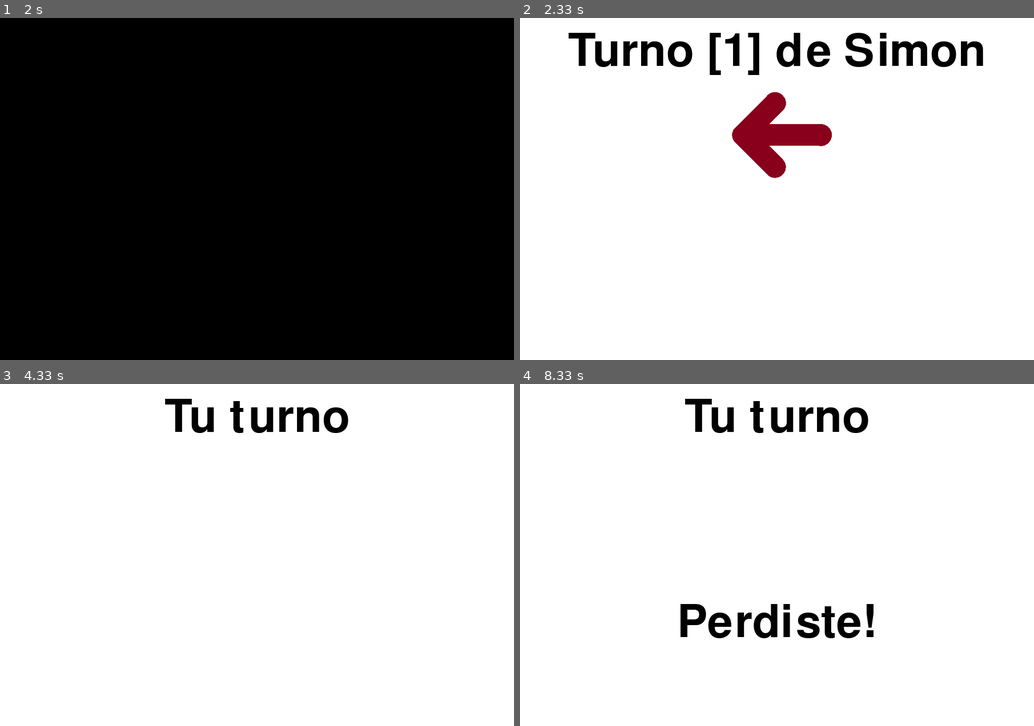
Above: before the commit, frames 1-4 (two rows, left to right).
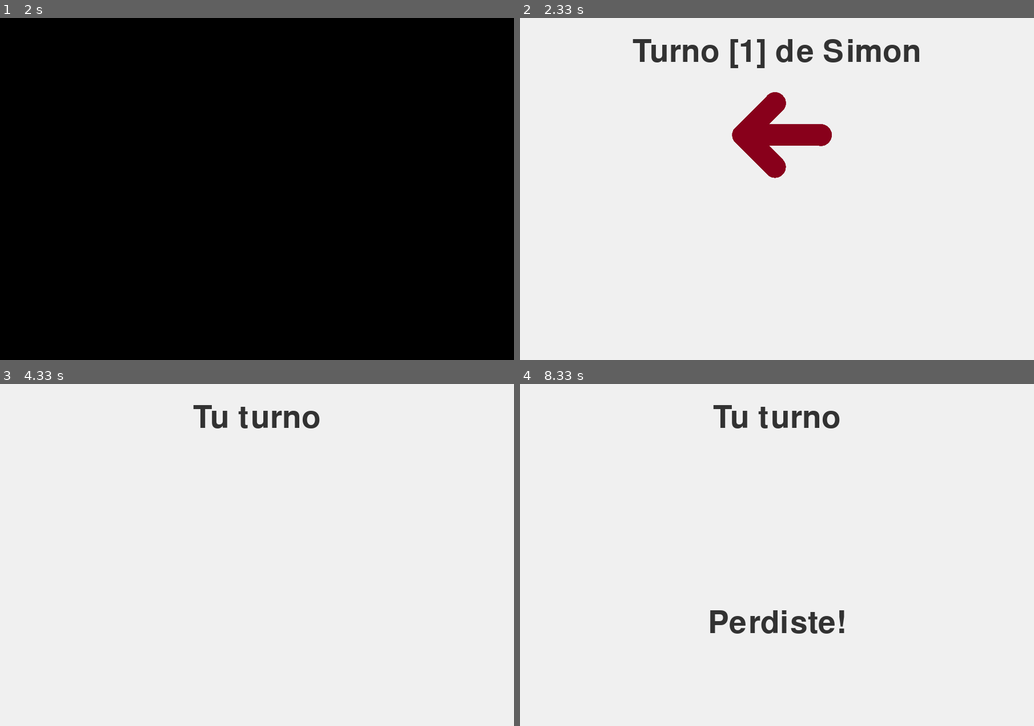
Above: after the commit, the same moments.

Repository: superjuegospy/SimonGame
Game: pygame game, started from SimonGame.py
The game is run twice, just before and just after one commit, with the same random seed, the same clock (stepped at 60 frames per second) and the same inputs.
Inputs:
- Up to frame 1 (2 s): no input
- Up to frame 2 (2.33 s): no input
- Up to frame 3 (4.33 s): no input
- Up to frame 4 (8.33 s): hold Right from 7.72 s (still down)

Frame 1 is identical in both runs. In frame 2, 4.1% of the frame differs, in the area x 9-91%, y 4-17%; in frame 3, 1.8%; in frame 4, 3.8%.

Commit message:
Detalles de diseño y fluidez

Diff:
--- a/pruebaPygame.py
+++ b/SimonGame.py
@@ -6,8 +6,8 @@
 display_width = 900
 display_height = 600
 
-black = (0,0,0) #rgb
-white = (255,255,255)  #rgb
+black = (50,50,50) #rgb
+white = (240,240,240)  #rgb
 red = (255,0,0)  #rgb
 
 #aqui simon guarda los valores
@@ -34,7 +34,7 @@
     return textSurface, textSurface.get_rect()
 
 def message_display(text,centerX,centerY):
-    largeText = pygame.font.Font('freesansbold.ttf',80)
+    largeText = pygame.font.SysFont('showcardgothic',80)
     textSurface, textRect = text_objects(text,largeText)
     textRect.center = ((centerX,centerY))
     gameDisplay.blit(textSurface,textRect)
@@ -44,30 +44,26 @@
 
 def game_loop():
     """ Realiza el loop del juego"""
+
+    # Inicializamos variables
     imagen = None
     gameExit=False
-    # Inicializamos variables
     turno = "simon"
     num_simon=0
     num_user=0
     num_intents=0
     simon.append(random.randint(0,3))
-    print("Primera asignacion del simon")
 
     while not gameExit:
         if turno == "simon":
             # message_display("Turno de Simon",display_width/2,display_height*0.1)
-            print("longitud de simon:",len(simon),"num_simon",num_simon)
 
             if num_simon == len(simon):
                 turno ="user"
                 num_intents=0
                 imagen=None
             else:
-                print("Asigno imagen del simon numero:",num_simon)
-                print(simon)
                 imagen = listImg[simon[num_simon]]
-                print(imagen)
                 num_simon+=1
 
         for event in pygame.event.get():
@@ -88,20 +84,19 @@
                     if num_intents < (len(simon)):
                         #Valido la el numero con el simon
                         if num_user == simon[num_intents]:
-                            print("intento",num_intents,"Good!",num_user," esta bien")
                             # asigno la imagen de la tecla
                             imagen = listImg[num_user]
                             num_intents+=1
                         else:#Si se equivoca, termina el juego
                             message_display("Perdiste!",display_width/2,display_height*.7)
                             gameExit=True
+                            imagen = None
                     if num_intents == (len(simon)):#atinó todas, le toca a simon
                         turno = "simon"
                         #Agrega un elemento mas para que simon muestre
                         simon.append(random.randint(0,3))
                         #reset el num_simon para que muestre desde 0
                         num_simon=0
-            print(event)
 
 
         gameDisplay.fill(white)
@@ -111,6 +106,7 @@
 
             if turno == "simon" and num_simon == 1:
                 time.sleep(2)
+
             mostrar(imagen,display_width*0.4,display_height*0.2)
 
             if turno == "simon" and num_simon > 0:
@@ -119,23 +115,18 @@
 
             if turno == "user" and num_intents > 0 and num_simon is not 0:
                 mostrar(bien,display_width*.35,display_height*0.55 )
+                message_display(" Turno ["+str(num_intents)+"]",display_width/2,display_height*.1)
 
         if turno == "user" and num_intents == 0:
             message_display("Tu turno",display_width/2,display_height*0.1)
         elif turno == "simon" and num_simon ==0:
+            message_display(" Turno ["+str(num_intents)+"]",display_width/2,display_height*.1)
             mostrar(Good,display_width*.25,display_height*0.2)
-            # time.sleep(2)
-            # gameDisplay.fill(white)
 
         pygame.display.update()#tambien se puede usar .flip() pero es para toda la pantalla
         clock.tick(30)#Frames per second
 
 game_loop()
+
 pygame.quit()
 quit()
-
-# while True:
-#     for event in pygame.event.get():
-#         pygame.quit()
-#         sys.exit()
-#     pygame.display.update()
